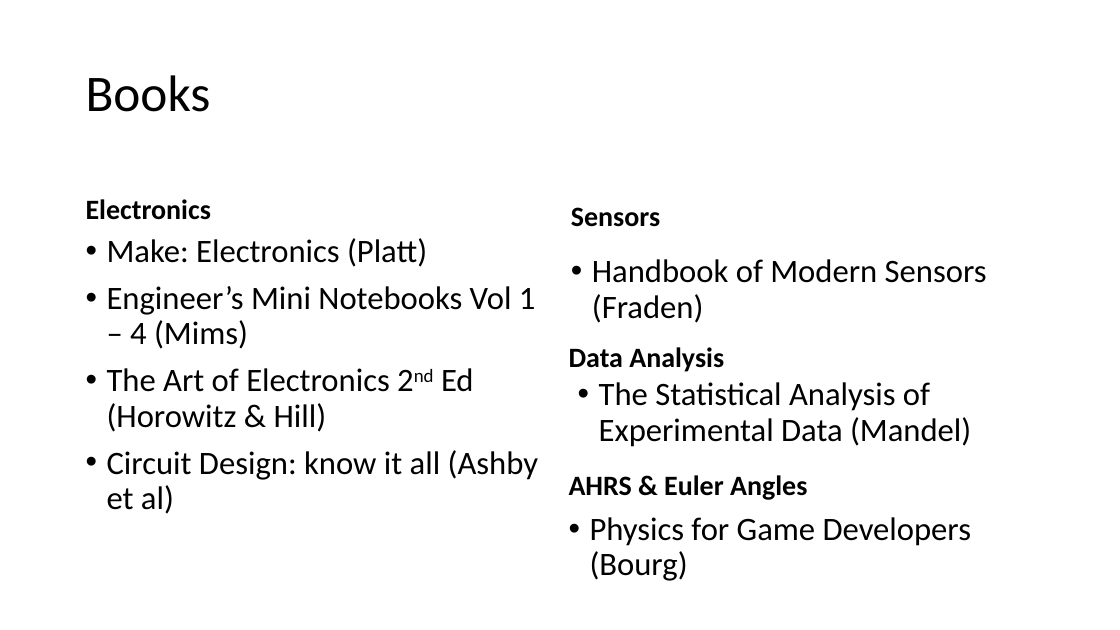
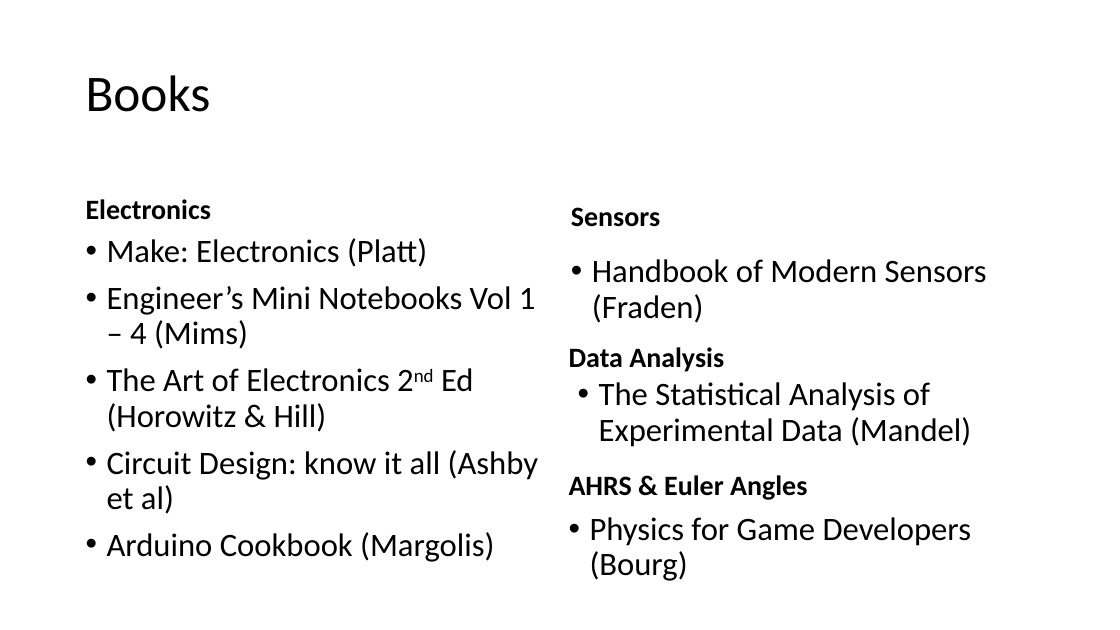
Before and after one commit to logos-electromechanical/SensorWorkshop, a slide deck: slide 37 of presentation/Mobile Sensors Workshop, Part 2.pptx. Drawn at 1120x630 pixels with LibreOffice and Linux fonts; fonts in the diff are those of the drawing. Boxes give left, top, right and bottom in pixels: in the first picture for what was removed or moved away, otherwise in the second. Text is boxed around its words. In the diff, an @@ line names an element or a change of style, - is before the commit and + after.

```diff
--- a/presentation/Mobile Sensors Workshop, Part 2.pptx
+++ b/presentation/Mobile Sensors Workshop, Part 2.pptx
@@ text at <box>107,532,494,562</box>: paragraph added @@
+• Arduino Cookbook (Margolis)
```
Also in this commit, not shown: 6 other files.
